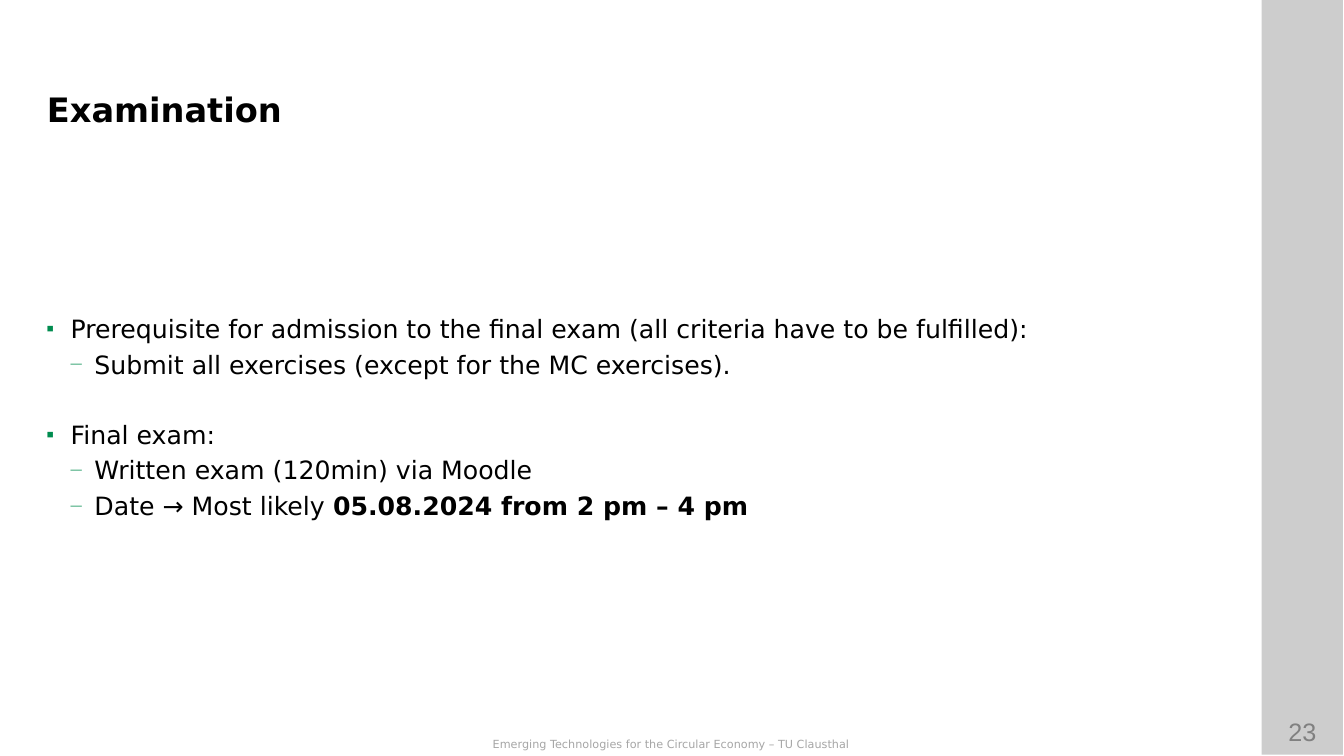
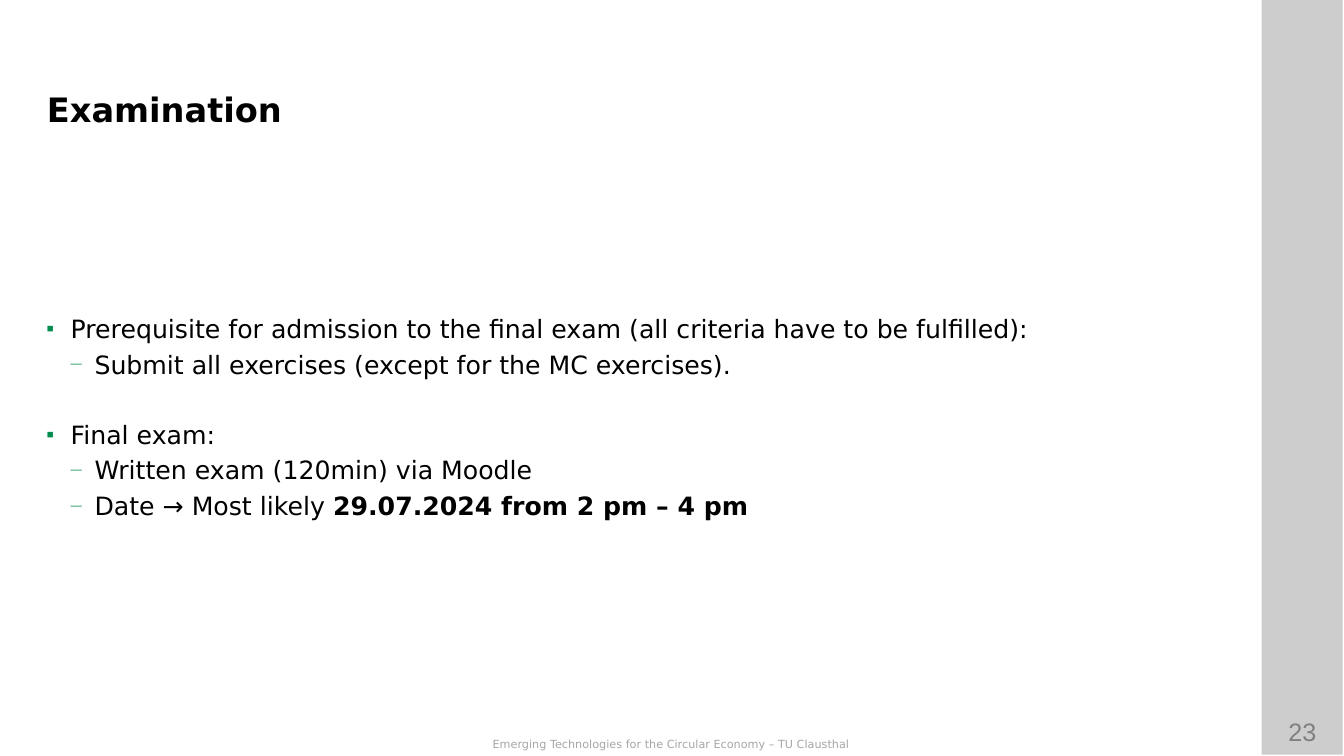
Before and after one commit to ETCE-LAB/teaching-material, a slide deck: slide 23 of Emerging-Technologies-for-the-Circular-Economy/ETCE-L00-Organization.pptx. Drawn at 1344x756 pixels with LibreOffice and Linux fonts; fonts in the diff are those of the drawing; background and template pictures are left out. Boxes give left, top, right and bottom in pixels: in the first picture for what was removed or moved away, otherwise in the second. Text is boxed around its words. In the diff, an @@ line names an element or a change of style, - is before the commit and + after.

```diff
--- a/Emerging-Technologies-for-the-Circular-Economy/ETCE-L00-Organization.pptx
+++ b/Emerging-Technologies-for-the-Circular-Economy/ETCE-L00-Organization.pptx
@@ text at (x1=95, y1=496, x2=748, y2=521): text changed @@
-  — Date → Most likely 05.08.2024 from 2 pm – 4 pm
+  — Date → Most likely 29.07.2024 from 2 pm – 4 pm
```
Also in this commit, not shown: 1 other slide changed, 4 other files.
